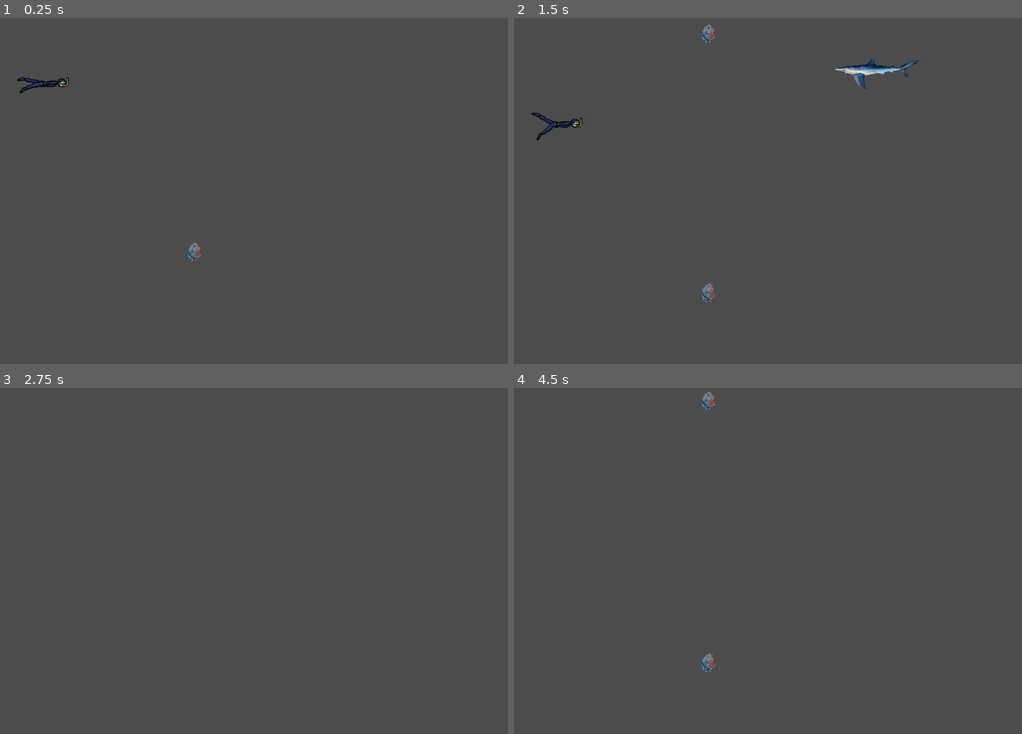
Above: before the commit, frames 1-4 (two rows, left to right).
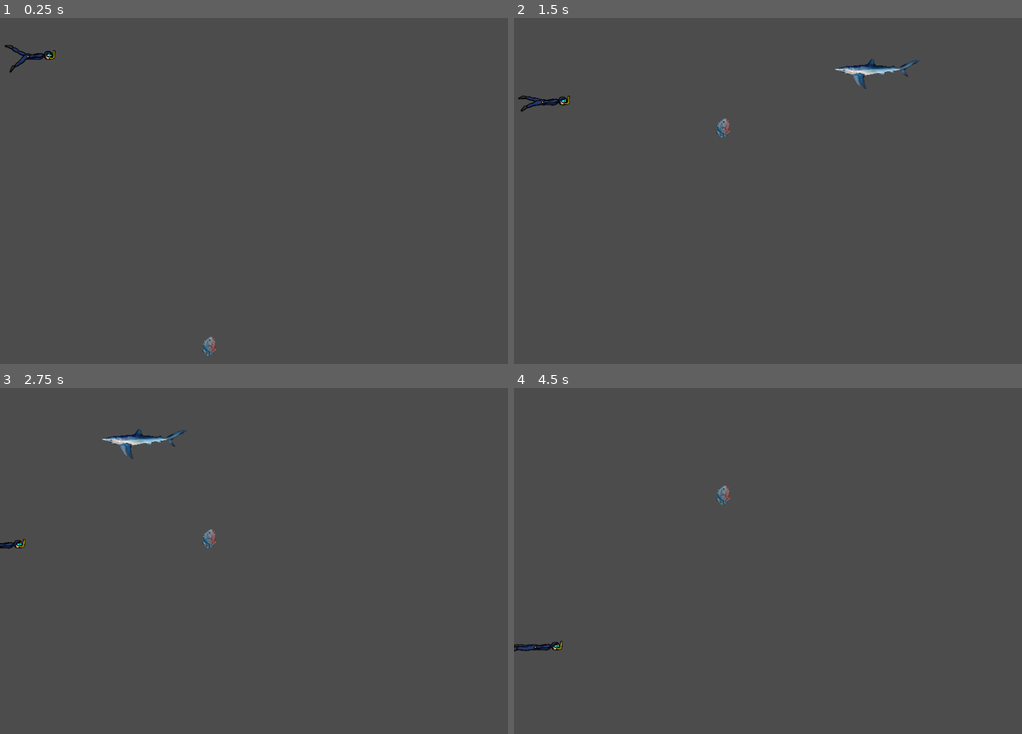
Above: after the commit, the same moments.

Repository: Daisinkaizer/Gracias-Amix-op---
Game: Godot game, scene res://escenas/Mundo/mundo.tscn
Two runs of this game, one before a commit and one after it. Both use one fixed random seed, a clock stepped at 60 frames per second and the inputs below.
Inputs:
- Up to frame 1 (0.25 s): no input
- Up to frame 2 (1.5 s): hold Up (ui_up) from 0.53 s (still down)
- Up to frame 3 (2.75 s): release Up (ui_up) at 2.03 s; hold Left (ui_left) from 2.03 s (still down)
- Up to frame 4 (4.5 s): release Left (ui_left) at 4.28 s; hold Right (ui_right) from 4.28 s (still down)

The runs differ from the first frame. In frame 1, 0.6% of the frame differs, in the area x 0-43%, y 7-98%; in frame 2, 0.7%, in the area x 0-43%, y 1-83%; in frame 3, 0.6%; in frame 4, 0.5%.

Commit message:
Agregado de HUD(aun no implementado)
Pequeños retoques a la vida del jugador, y comence a crear el HUD visual dentro del juego, falta implementarlo en la partida.

Diff:
--- /dev/null
+++ b/escenas/HUD.tscn
@@ -0,0 +1,48 @@
+[gd_scene load_steps=5 format=2]
+
+[ext_resource path="res://assets/Fortnite.ttf" type="DynamicFontData" id=1]
+
+[sub_resource type="DynamicFont" id=1]
+size = 64
+font_data = ExtResource( 1 )
+
+[sub_resource type="DynamicFont" id=2]
+size = 64
+font_data = ExtResource( 1 )
+
+[sub_resource type="DynamicFont" id=3]
+size = 64
+font_data = ExtResource( 1 )
+
+[node name="HUD" type="CanvasLayer"]
+
+[node name="ScoreLabel" type="Label" parent="."]
+anchor_right = 1.0
+margin_left = 0.487671
+margin_right = 0.487671
+margin_bottom = 48.0
+custom_fonts/font = SubResource( 1 )
+text = "0
+
+"
+align = 1
+
+[node name="MessageLabel" type="Label" parent="."]
+anchor_top = 0.5
+anchor_right = 1.0
+anchor_bottom = 0.5
+margin_top = -45.4143
+margin_bottom = 18.5857
+custom_fonts/font = SubResource( 2 )
+text = "Esquiva a los Tiburones y Pirañas"
+align = 1
+
+[node name="StartButton" type="Button" parent="."]
+margin_left = 250.283
+margin_top = 413.016
+margin_right = 640.283
+margin_bottom = 483.016
+custom_fonts/font = SubResource( 3 )
+text = "Empieza el juego"
+
+[node name="MessageTimer" type="Timer" parent="."]
--- a/escenas/Mundo/mundo.gd
+++ b/escenas/Mundo/mundo.gd
@@ -1,13 +1,18 @@
 extends Node2D
 
-# Declare member variables here. Examples:
-# var a = 2
-# var b = "text"
+export (PackedScene) var Mob
+var score
 
-# Called when the node enters the scene tree for the first time.
 func _ready():
 	pass # Replace with function body.
 
-# Called every frame. 'delta' is the elapsed time since the previous frame.
-#func _process(delta):
-#	pass
+
+
+func _on_ScoreTimer_timeout():
+	$ScoreTimer.start()
+	pass # Replace with function body.
+
+
+func _on_StartTimer_timeout():
+	score += 1
+	pass # Replace with function body.
--- a/escenas/Mundo/mundo.tscn
+++ b/escenas/Mundo/mundo.tscn
@@ -9,10 +9,23 @@
 script = ExtResource( 1 )
 
 [node name="KinematicBody2D" parent="." instance=ExtResource( 2 )]
-position = Vector2( 75.1133, 96.4031 )
+position = Vector2( 52.9058, 53.8388 )
 
 [node name="Generador" parent="." instance=ExtResource( 3 )]
 position = Vector2( 1044.22, 91.7573 )
 
 [node name="Generador2" parent="." instance=ExtResource( 4 )]
-position = Vector2( 332.136, 483.341 )
+position = Vector2( 358.507, 645.085 )
+
+[node name="ScoreTimer" type="Timer" parent="."]
+one_shot = true
+
+[node name="StartTimer" type="Timer" parent="."]
+wait_time = 3.0
+one_shot = true
+
+[node name="StartPosition" type="Position2D" parent="."]
+position = Vector2( 155.027, 212.568 )
+
+[connection signal="timeout" from="ScoreTimer" to="." method="_on_ScoreTimer_timeout"]
+[connection signal="timeout" from="StartTimer" to="." method="_on_StartTimer_timeout"]
--- a/escenas/Personaje/KinematicBody2D.gd
+++ b/escenas/Personaje/KinematicBody2D.gd
@@ -22,11 +22,15 @@
 		velocidad.x = 0;
 	if Input.is_action_just_pressed("ui_up"):
 		velocidad.y = -200
-		position.x = clamp(position.x, 0, screen_size.x)
+	position.x = clamp(position.x, 0, screen_size.x)
 	position.y = clamp(position.y, 0, screen_size.y)
+	if vida <= 0:
+		vida = 0
 	pass
 	move_and_slide(velocidad)
 
 func _on_Area2D_area_entered(area):
 	vida -= 1
 	pass # Replace with function body.
+
+	print (vida)
--- a/escenas/Personaje/Movimiento_Personaje.tscn
+++ b/escenas/Personaje/Movimiento_Personaje.tscn
@@ -44,7 +44,7 @@
 scale = Vector2( 0.0960622, 0.0960622 )
 frames = SubResource( 1 )
 animation = "Nadando"
-frame = 6
+frame = 7
 playing = true
 
 [node name="Area2D" type="Area2D" parent="Personaje"]
--- a/escenas/Piraña/Piraña.tscn
+++ b/escenas/Piraña/Piraña.tscn
@@ -12,19 +12,19 @@
 "speed": 5.0
 } ]
 
-[sub_resource type="RectangleShape2D" id=2]
-extents = Vector2( 105.887, 170.159 )
+[sub_resource type="CapsuleShape2D" id=4]
+radius = 131.053
+height = 176.764
 
 [node name="Piraña" type="AnimatedSprite"]
 scale = Vector2( 0.0738138, 0.0738138 )
-frames = SubResource( 1 )
-playing = true
+frames = SubResource( 3 )
 script = ExtResource( 3 )
 
 [node name="Area2D" type="Area2D" parent="."]
 
 [node name="CollisionShape2D" type="CollisionShape2D" parent="Area2D"]
-shape = SubResource( 2 )
+shape = SubResource( 4 )
 
 [node name="VisibilityNotifier2D" type="VisibilityNotifier2D" parent="."]
 
Binary file added: assets/Fortnite.ttf
Not shown: 1 places in escenas/Piraña/Piraña.tscn that only renumber resources
